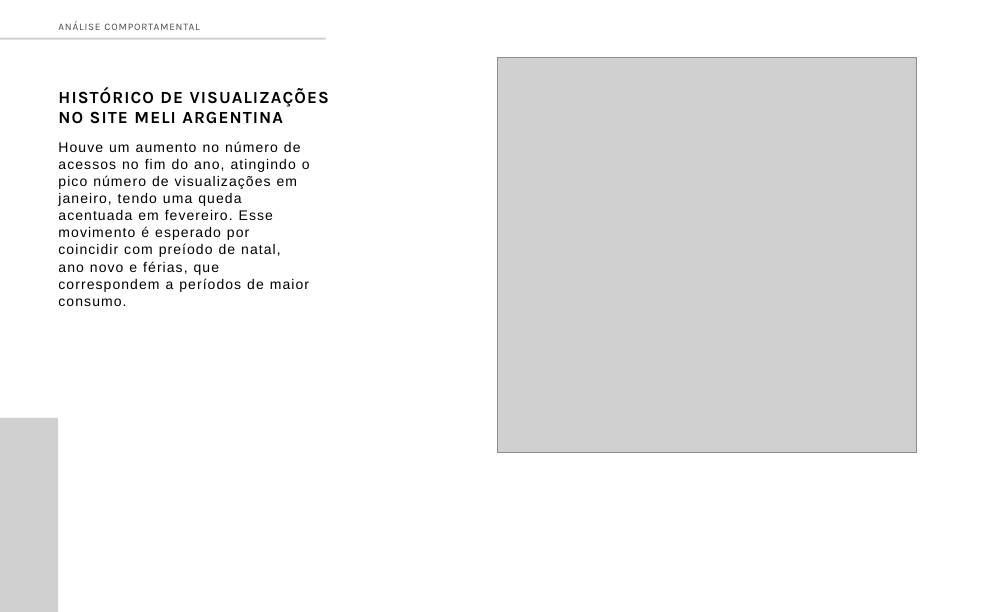
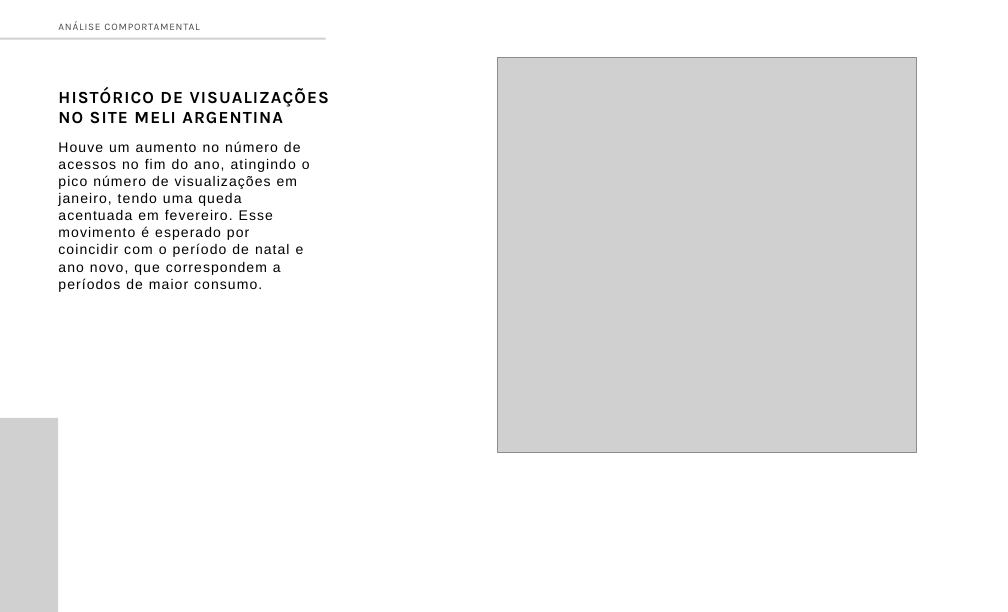
Before and after one commit to AndreBertollo/Desafio-Mercado-Livre, a slide deck: slide 11 of Apresentação/Estudo de Mercado - Aderência Meli Mercado Argentino.pptx. Drawn at 1008x612 pixels with LibreOffice and Linux fonts; fonts in the diff are those of the drawing; grey boxes stand for pictures. Boxes give left, top, right and bottom in pixels: in the first picture for what was removed or moved away, otherwise in the second. Text is boxed around its words. In the diff, an @@ line names an element or a change of style, - is before the commit and + after.

```diff
--- a/Apresentação/Estudo de Mercado - Aderência Meli Mercado Argentino.pptx
+++ b/Apresentação/Estudo de Mercado - Aderência Meli Mercado Argentino.pptx
@@ text at bbox=[58, 141, 310, 292]: text changed @@
-Houve um aumento no número de acessos no fim do ano, atingindo o pico número de visualizações em janeiro, tendo uma queda acentuada em fevereiro. Esse movimento é esperado por coincidir com preíodo de natal, ano novo e férias, que correspondem a períodos de maior consumo.
+Houve um aumento no número de acessos no fim do ano, atingindo o pico número de visualizações em janeiro, tendo uma queda acentuada em fevereiro. Esse movimento é esperado por coincidir com o período de natal e ano novo, que correspondem a períodos de maior consumo.
```
Also in this commit, not shown: 18 other slides changed, 1 other file.
